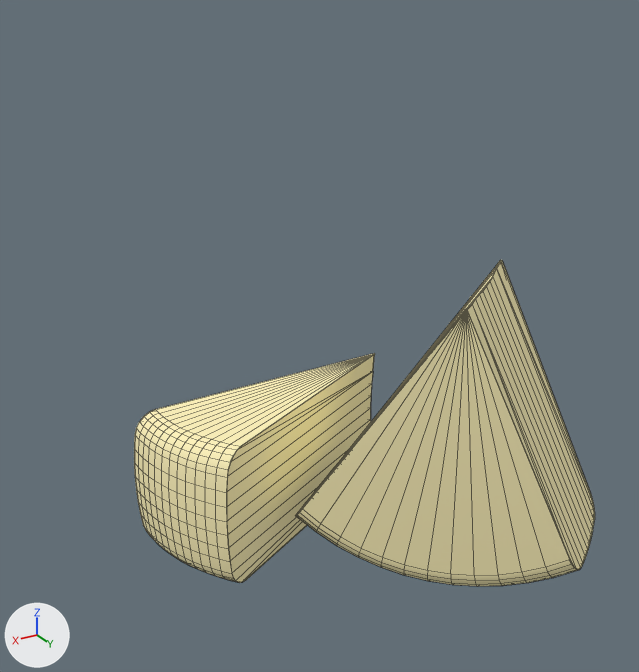
The OBJ model clevr-dataset-gen/image_generation/data/shapes/cheese.obj as it was, and as the next commit left it.
Rendered twice from a camera (50 mm lens) standing at (1.87, 3.18, 2.81) and looking at (0.02, 0.1, 1.26). Lighting does not change. The marker at lower left points along +X, +Y and +Z. Mesh edges are drawn as thin lines. Where no turn or scale is listed for an object, it has been applied to the vertices.

The first picture shows 'ChamferCyl01'.
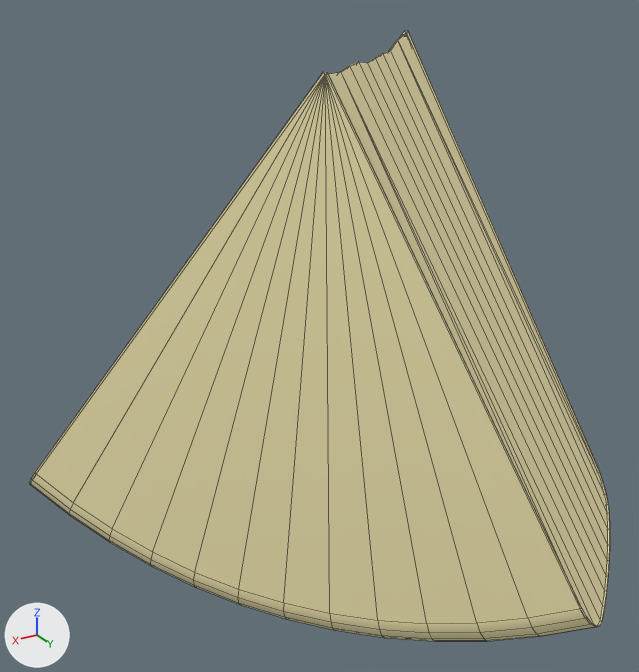
Pixel boxes [x1, y1, x2, y2] of what changed, in the pictures (639 x 672 px; the box of a moved part takes in the faces that stretch with it):
'ChamferCyl01', reshaped (26% wider, 87% taller)
    before: [134, 260, 595, 586]
    after: [29, 31, 610, 641]
part 1 of me_chamfercyl01, moved or reshaped
    before: [295, 260, 595, 586]
    after: [29, 31, 610, 641]
part 2 of me_chamfercyl01, deleted (beige)
    before: [134, 353, 375, 583]

Diff of the bpy script that builds the scene:
```diff
--- a/clevr-dataset-gen/image_generation/data/shapes/cheese.obj.py
+++ b/clevr-dataset-gen/image_generation/data/shapes/cheese.obj.py
@@ me_chamfercyl01 @@
 me_chamfercyl01.from_pydata(...)  # 712 vertices, 710 faces; spans x -1.29..0.71, y -0.55..0.95, z 0.0..1.5
 # used by ob_chamfercyl01; location = (0.0, 0.0, 0.0)
+# me_chamfercyl01 part 1: the loose piece of 356 vertices spanning x -1.29..0.15, y -0.23..0.95, z 0.0..1.5 is scaled about its middle by (1.74, 2.11, 1.67), then moved by (0.56, -0.23, 0.5)
+# me_chamfercyl01 part 2: the loose piece of 356 vertices spanning x -0.73..0.71, y -0.55..0.05, z 0.01..0.76 is deleted
 me_chamfercyl01.materials.append(mat_sir)
-me_chamfercyl01.materials.append(mat_sirk)  # beige #fff3bc
```
